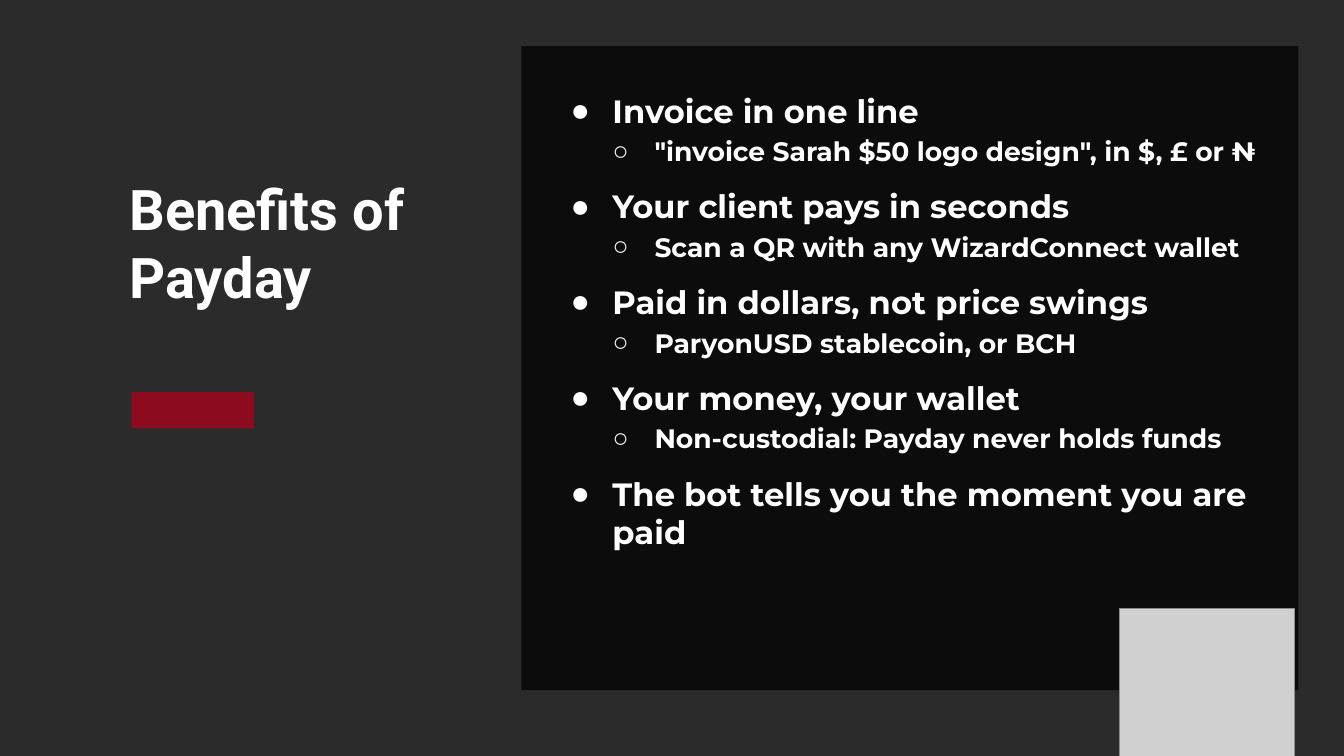
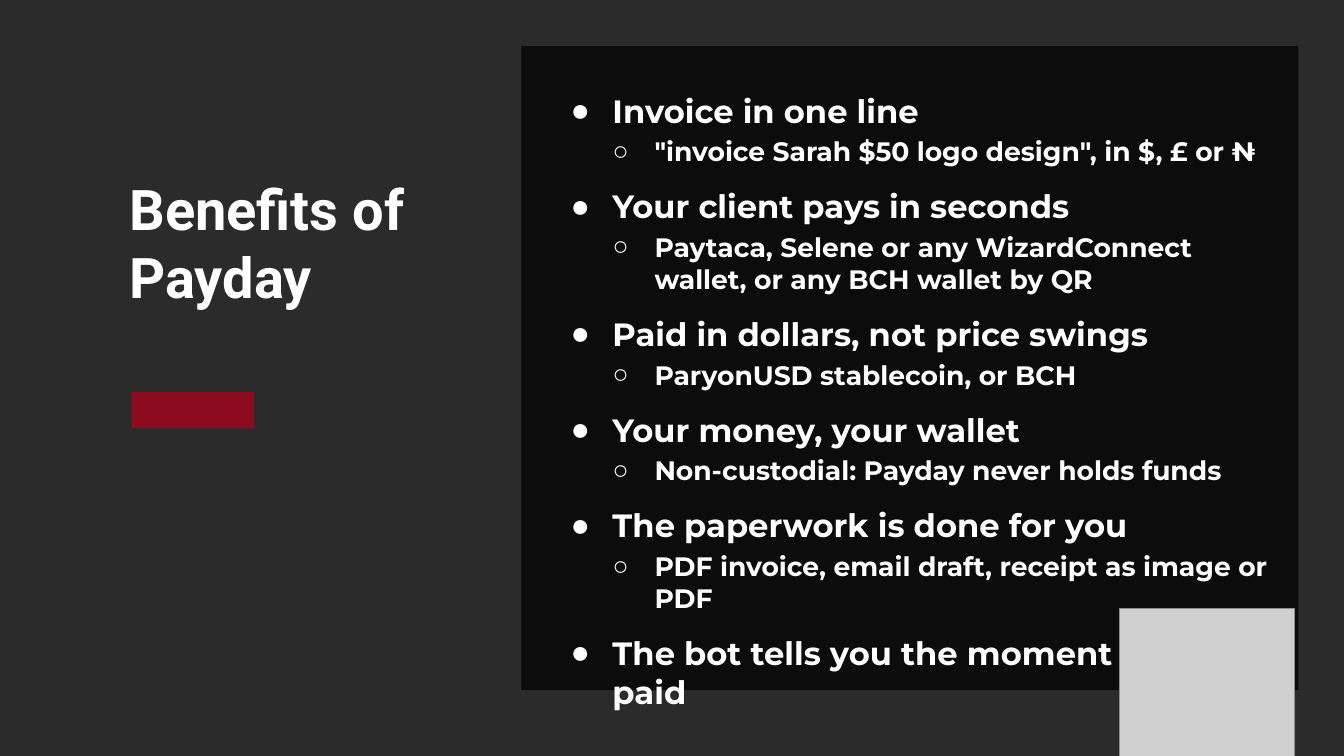
Before and after one commit to Finney06/payday, a slide deck: slide 4 of public/slides/Payday-BCH-BLAZE-2026.pptx. Drawn at 1344x756 pixels with LibreOffice and Linux fonts; fonts in the diff are those of the drawing; grey boxes stand for pictures; background and template pictures are left out; a plain dark background stands for a picture behind light text. Boxes give left, top, right and bottom in pixels: in the first picture for what was removed or moved away, otherwise in the second. Text is boxed around its words. In the diff, an @@ line names an element or a change of style, - is before the commit and + after.

Commit message:
Slides: any-wallet QR, Selene, PDF and receipts, mainnet proofs, first goal

```diff
--- a/public/slides/Payday-BCH-BLAZE-2026.pptx
+++ b/public/slides/Payday-BCH-BLAZE-2026.pptx
@@ text at (655,236,1192,295): text changed @@
-  ○ Scan a QR with any WizardConnect wallet
+  ○ Paytaca, Selene or any WizardConnect wallet, or any BCH wallet by QR
@@ text at (612,511,1267,608): paragraphs added @@
+● The paperwork is done for you
+  ○ PDF invoice, email draft, receipt as image or PDF
```
Also in this commit, not shown: 2 other slides changed, 1 other file.
